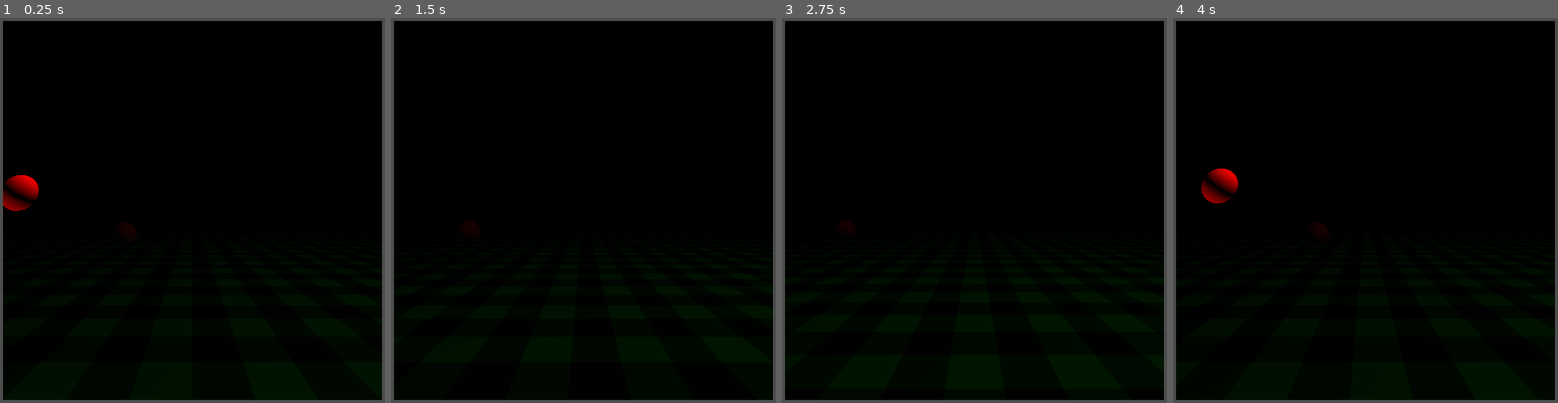
Above: before the commit, frames 1-4 (left to right).
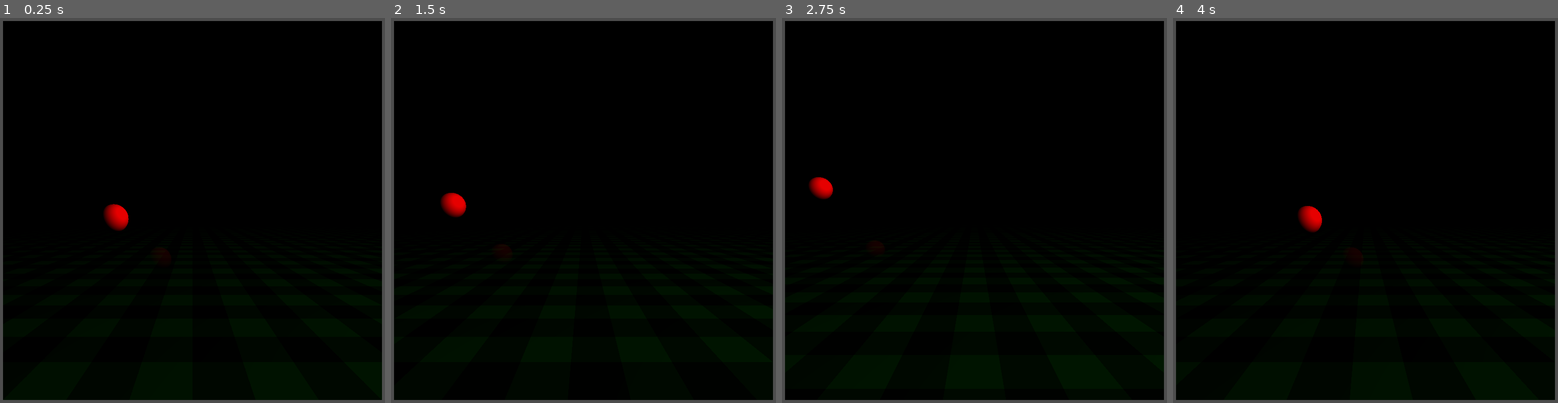
Above: after the commit, the same moments.

Repository: Solesaver/relativity_visualizer
Game: Godot game, scene res://raycast_time.tscn
Two runs of this game, one before a commit and one after it. Both use one fixed random seed, a clock stepped at 60 frames per second and the inputs below.
Inputs:
- Up to frame 1 (0.25 s): no input
- Up to frame 2 (1.5 s): tap Enter at 0.5 s; hold D 0.53-1.28 s; tap Tab at 0.6 s; tap Space at 0.77 s; hold S from 1.28 s (still down); tap R at 1.35 s
- Up to frame 3 (2.75 s): tap Space at 1.52 s; release S at 2.03 s; hold D from 2.03 s (still down); tap F at 2.1 s
- Up to frame 4 (4 s): release D at 2.78 s; hold W 2.78-3.53 s; tap Q at 2.85 s; tap Space at 3.02, 3.77 s; hold A from 3.53 s (still down); tap E at 3.6 s

The runs differ from the first frame. In frame 1, 0.9% of the frame differs, in the area x 0-34%, y 40-56%; in frame 2, 0.3%; in frame 3, 0.3%; in frame 4, 0.9%.

Commit message:
raycast sweep refactor
Tried to be smarter about the raycast.

Diff:
--- a/raycast_time.tscn
+++ b/raycast_time.tscn
@@ -2,26 +2,26 @@
 
 [ext_resource type="Script" path="res://scripts/raycast_script.gd" id="1_xwl5a"]
 [ext_resource type="Script" path="res://scripts/simple_cam.gd" id="2_7gdtj"]
-[ext_resource type="Shader" path="res://shaders/raycast_render.gdshader" id="3_6he1u"]
+[ext_resource type="Shader" path="res://shaders/raycast_sweep.gdshader" id="3_o5dxe"]
 
 [sub_resource type="ShaderMaterial" id="ShaderMaterial_6dm3l"]
 render_priority = 0
-shader = ExtResource("3_6he1u")
+shader = ExtResource("3_o5dxe")
 shader_parameter/time = 50.0
 shader_parameter/light_speed = 30.0
 shader_parameter/lorentz = 1.0
 shader_parameter/speed = null
 shader_parameter/velocity = Vector3(0, 0, -1)
-shader_parameter/resolution = 1000
-shader_parameter/max_refine = 7
-shader_parameter/refinement = 10.0
-shader_parameter/draw_dist = 30.0
-shader_parameter/epsilon = 0.001
+shader_parameter/iterations = 1000
+shader_parameter/epsilon = 0.01
+shader_parameter/bounce_height = 2.0
+shader_parameter/annulus_radius = 10.0
 shader_parameter/ball_radius = 0.5
 shader_parameter/ball_color = Vector3(1, 0, 0)
 shader_parameter/bg_color = Vector3(0, 0, 0.1)
 shader_parameter/floor_color = Vector3(0, 1, 0)
 shader_parameter/light_pos = Vector3(10, 15, 0)
+shader_parameter/annulus_pos = Vector3(0, 3, 0)
 
 [sub_resource type="QuadMesh" id="QuadMesh_0s0dx"]
 material = SubResource("ShaderMaterial_6dm3l")
--- a/scripts/raycast_script.gd
+++ b/scripts/raycast_script.gd
@@ -69,12 +69,12 @@
 			ray_ball.set_shader_parameter("time", time)
 		1:
 			light_speed += delta * rate * go * 10.0
-			light_speed = clampf(light_speed, max(speed * 1.1, 20.0), 500.0)
+			light_speed = clampf(light_speed, max(speed * 1.2, 10.0), 500.0)
 			lorentz = 1.0 / sqrt(1.0 - speed ** 2 / light_speed ** 2)
 			ray_ball.set_shader_parameter("light_speed", light_speed)
 		2:
 			speed += delta * rate * go * 10.0
-			speed = clampf(speed, 0.0, light_speed * 0.99)
+			speed = clampf(speed, 0.0, light_speed * 0.90)
 			lorentz = 1.0 / sqrt(1.0 - speed ** 2 / light_speed ** 2)
 			ray_ball.set_shader_parameter("speed", speed)
 		3:
--- a/shaders/raycast_render.gdshader
+++ /dev/null
@@ -1,178 +0,0 @@
-shader_type spatial;
-
-// ----- Uniforms ----- //
-// Physics Stuff
-uniform float time;			// current time at camera
-uniform float light_speed;
-uniform float lorentz;		// cpu must pre-calculate gamma
-uniform float speed;		// of reference frame, relative to where everything was authored
-uniform vec3 velocity;		// of reference frame, just the direction
-
-// Fine tune cost
-uniform uint resolution;	// max number of intervals per ray
-uniform uint max_refine;	// max number of successive refinement rays
-uniform float refinement;	// factor for each successive ray
-uniform float draw_dist;
-uniform float epsilon;
-
-// Set the scene
-uniform float ball_radius;
-uniform vec3 ball_color;
-uniform vec3 bg_color;
-uniform vec3 floor_color;
-uniform vec3 light_pos;		// omni-light
-
-// ----- Helpers ----- //
-vec3 get_ball_pos(float t) {
-	// Up and down in a circle around the origin
-	return vec3(
-		sin(t) * 10.0,
-		sin(t * 10.0) * 2.0 + 3.0,
-		cos(t) * -10.0
-	);
-}
-
-// Lorentz Tranform!
-vec4 get_transformed_dir(vec4 dir) {
-	float mag = dot(dir.xyz, velocity);
-	return vec4(
-		dir.xyz - mag * velocity + lorentz * (mag - dir.w * speed) * velocity,
-		// ^^  perpendicular  ^^   ^^               parallel               ^^
-		lorentz * (dir.w - speed * mag / exp2(light_speed))
-	);
-	//return dir; // swap to this when everything breaks to remove Lorentz
-}
-vec4 get_transformed_pos(vec4 pos, vec4 cam) {
-	return get_transformed_dir(pos - cam) + cam;
-}
-
-// ----- Shaders ------ //
-// A pixel shader!
-void fragment() {
-	// the current origin event in spacetime
-	vec4 camera = vec4(CAMERA_POSITION_WORLD, time);
-
-	// get the direction from the camera to the pixel being rendered
-	vec3 world_vert = (INV_VIEW_MATRIX * vec4(VERTEX, 1.0f)).xyz;
-	vec4 base_dir = vec4(normalize(world_vert - camera.xyz), -1.0f / light_speed);
-	// 1 unit away in space is 1 / c back in time            ^^^^^^^^^^^^^^^^^^^
-
-	// initialize the ghost vars for later
-	vec3 ghost_center = vec3(0.0f);
-	vec3 ghost_hit = vec3(0.0f);
-	bool ghost = false;
-
-	// initialize colors to background
-	vec3 albedo = bg_color;
-	vec3 emission = vec3(0.0f);
-
-	// calculate how far each step has to move
-	float iter_dist = sqrt(light_speed) * draw_dist / float(resolution);
-	base_dir *= iter_dist;
-
-	// initilize the refinement variables
-	uint refine = 1u;
-	uint iter = 0u;
-
-	// dir now scaled for stepping
-	vec4 dir = base_dir;
-	vec4 dirt = get_transformed_dir(dir);
-	float min_time = time - (draw_dist / sqrt(light_speed));
-
-	// ray starts at the camera
-	vec4 test = camera;
-	vec4 testt = get_transformed_pos(test, camera);
-	// outer loop over refinement passes
-	while (iter < refine && iter < max_refine) {
-		// initialize out loop tracking variables
-		bool term = false;
-		bool again = false;
-		// inner loop the ray steps, early outs if we need to refine or bail
-		for (uint i = 0u; !again && !term && i < resolution && testt.w > min_time; ++i) {
-			// step the ray
-			testt += dirt;
-
-			vec3 ball_pos = get_ball_pos(testt.w);
-			float dist = distance(ball_pos, testt.xyz);
-			if (!term && dist < ball_radius + pow(1.0f / refinement, float(refine))) {
-				if (dist - ball_radius < epsilon) {
-					vec3 toCenter = normalize(testt.xyz - ball_pos);
-					vec3 toLight = normalize(light_pos - testt.xyz);
-					float light = dot(toLight, toCenter);
-					albedo = ball_color;
-					emission = ball_color * min(light, 0.9);
-					term = true;
-					again = false;
-				}
-				// if we're close, but not close enough, try again
-				else
-					again = true;
-			}
-			// ----- Ground ----- //
-			else if (!term && testt.y < 0.0f) {
-				float ratio = testt.y / dirt.y;
-				vec4 hit = testt - dirt * ratio;
-				// Hash Pattern
-				float scale = 1.0f;
-				if (mod(hit.x, 2.0f) < 1.0f)
-					scale *= .6f;
-				if (mod(hit.z, 2.0f) < 1.0f)
-					scale *= .6f;
-
-				vec3 toLight = normalize(light_pos - hit.xyz);
-				scale *= dot(toLight, vec3(0.0f, 1.0f, 0.0f));
-				albedo = floor_color * max(scale, .1f);
-				emission = floor_color * min(scale / 10.0f, .1f);
-				term = true;
-				again = false;
-			}
-			// Ghost of the ball as if light was instantaneous (still respects Lorentz)
-			else if (!ghost) {
-				// Need the position at origin time
-				ball_pos = get_ball_pos(time);
-				dist = distance(testt.xyz, ball_pos);
-				// Some buffer for before the refinement
-				if (dist < ball_radius + pow(1.0f / refinement, float(refine))) {
-					if (abs(dist - ball_radius) < 0.01f) {
-						ghost_center = ball_pos;
-						ghost_hit = testt.xyz;
-						ghost = true;
-					}
-					// Close, but not close enough
-					else
-						again = true;
-				}
-			}
-		}
-		// Back in the outer loop, update the iterator
-		++iter;
-		// If someone wanted a closer look
-		if (again) {
-			// Take a step back
-			testt -= dirt;
-			// And go slower next time
-			dirt /= refinement;
-			++refine;
-		}
-		// This is for when a near miss shortens our render distance
-		// Keep going with full steps
-		else if (!term && testt.w > -min_time) {
-			dirt = get_transformed_dir(base_dir);
-			refine = iter + 1u;
-		}
-	}
-
-	// We had to save ghost rendering for the end
-	if (ghost) {
-		vec3 toCenter = normalize(ghost_hit - ghost_center);
-		vec3 toLight = normalize(light_pos - ghost_hit);
-		float light = dot(toLight, toCenter);
-		// It's additive so you can see through it
-		albedo += ball_color * max(light, .1f);
-		emission += ball_color * max(light, .05f) * .1f;
-	}
-
-	// Actually set the colors we've been calculating
-	ALBEDO = albedo;
-	EMISSION = emission;
-}
--- /dev/null
+++ b/shaders/raycast_sweep.gdshader
@@ -0,0 +1,159 @@
+shader_type spatial;
+
+// ----- Uniforms ----- //
+// Physics Stuff
+uniform float time;			// current time at camera
+uniform float light_speed;
+uniform float lorentz;		// cpu must pre-calculate gamma
+uniform float speed;		// of reference frame, relative to where everything was authored
+uniform vec3 velocity;		// of reference frame, just the direction
+
+// Performance
+uniform uint iterations;
+uniform float epsilon;
+
+// Set the scene
+uniform float bounce_height;
+const float annulus_period = 0.5f;
+const float bounce_period = 5.0f;
+uniform float annulus_radius;
+uniform float ball_radius;
+uniform vec3 ball_color;
+uniform vec3 bg_color;
+uniform vec3 floor_color;
+uniform vec3 light_pos;		// omni-light
+uniform vec3 annulus_pos;
+
+// ----- Helpers ----- //
+vec4 get_ball_pos(float t) {
+	// Up and down in a circle around the origin
+	return vec4(
+		sin(t * annulus_period) * annulus_radius + annulus_pos.x,
+		sin(t * bounce_period) * bounce_height + annulus_pos.y,
+		-cos(t * annulus_period) * annulus_radius + annulus_pos.z,
+		t
+	);
+}
+
+// Lorentz Tranform!
+vec4 get_transformed_dir(vec4 dir) {
+	float mag = dot(dir.xyz, velocity);
+	return vec4(
+		dir.xyz - mag * velocity + lorentz * (mag - dir.w * speed) * velocity,
+		// ^^  perpendicular  ^^   ^^               parallel               ^^
+		lorentz * (dir.w - speed * mag / exp2(light_speed))
+	);
+	//return dir; // swap to this when everything breaks to remove Lorentz
+}
+vec4 get_transformed_pos(vec4 pos, vec4 cam) {
+	return get_transformed_dir(pos - cam) + cam;
+}
+
+// ----- Shaders ------ //
+// A pixel shader!
+void fragment() {
+	// the current origin event in spacetime
+	vec4 camera = vec4(CAMERA_POSITION_WORLD, time);
+	vec4 camerat = get_transformed_pos(camera, camera);
+
+	// get the direction from the camera to the pixel being rendered
+	vec3 world_vert = (INV_VIEW_MATRIX * vec4(VERTEX, 1.0f)).xyz;
+	vec4 dir = vec4(normalize(world_vert - camera.xyz), -1.0f / light_speed);
+	// 1 unit away in space is 1 / c back in time        ^^^^^^^^^^^^^^^^^^^
+	vec4 dirt = get_transformed_dir(dir);
+
+	// initialize colors to background
+	vec3 albedo = bg_color;
+	vec3 emission = vec3(0.0f);
+
+	// ----- Ground ----- //
+	if (dirt.y < 0.0f) {
+		vec4 hit = camerat - dirt * camerat.y / dirt.y;
+		// Hash Pattern
+		float scale = 1.0f;
+		if (mod(hit.x, 2.0f) < 1.0f)
+			scale *= .6f;
+		if (mod(hit.z, 2.0f) < 1.0f)
+			scale *= .6f;
+
+		scale *= dot(normalize(light_pos - hit.xyz), vec3(0.0f, 1.0f, 0.0f));
+		albedo = floor_color * max(scale, .1f);
+		emission = floor_color * min(scale / 10.0f, .1f);
+	}
+
+	// ----- Real Ball ----- //
+	bool done = false;
+	float t = 0.0f;
+	uint i = 0u;
+	for (;i < iterations / 10u && !done; ++i) {
+		vec4 test = camerat + t * dirt;
+		vec4 ball_pos = get_ball_pos(test.w);
+		vec3 to_ball = ball_pos.xyz - test.xyz;
+		float ball_dp = dot(to_ball, dirt.xyz);
+		float dist = length(to_ball);
+		if (dist < ball_radius + annulus_radius / 2.0f) {
+			done = true;
+		}
+		else {
+			t += ball_dp / annulus_radius;
+		}
+	}
+	if (done) {
+		done = false;
+		for (;i < iterations / 5u && !done; ++i) {
+			vec4 test = camerat + t * dirt;
+			vec4 ball_pos = get_ball_pos(test.w);
+			vec3 to_ball = ball_pos.xyz - test.xyz;
+			float ball_dp = dot(to_ball, dirt.xyz);
+			float dist = length(to_ball);
+			if (dist < ball_radius + bounce_height) {
+				done = true;
+			}
+			else {
+				t += ball_dp / (annulus_radius * bounce_height);
+			}
+		}
+	}
+	if (done) {
+		done = false;
+		for (; i < iterations && !done; ++i) {
+			vec4 test = camerat + t * dirt;
+			vec4 ball_pos = get_ball_pos(test.w);
+			vec3 to_ball = ball_pos.xyz - test.xyz;
+			float ball_dp = dot(to_ball, dirt.xyz);
+			float d = sqrt(dot(to_ball, to_ball) - pow(ball_dp,2));
+			float dist = length(to_ball);
+			if (abs(dist - ball_radius) < epsilon) {
+				done = true;
+			}
+			else
+				t += .005;
+		}
+	}
+	if(done) {
+		vec4 hit = camerat + t * dirt;
+		vec4 ball_pos = get_ball_pos(hit.w);
+		float light = dot(normalize(light_pos - hit.xyz), normalize(hit.xyz - ball_pos.xyz));
+		albedo = ball_color;
+		emission = ball_color * max(min(light, 0.9f),0.01f);
+	}
+
+	// ----- Ghost Ball ----- //
+	vec4 ball_pos_0 = get_transformed_pos(get_ball_pos(camerat.w), camera);
+	vec3 to_ball_0 = ball_pos_0.xyz - camerat.xyz;
+	float ball_dp_0 = dot(to_ball_0, normalize(dirt.xyz));
+	if (ball_dp_0 > 0.0f) {
+		float d = sqrt(dot(to_ball_0, to_ball_0) - pow(ball_dp_0, 2));
+		if (d < ball_radius) {
+			vec3 hit = camerat.xyz + (ball_dp_0 - sqrt(pow(ball_radius, 2) - pow(d, 2))) * dirt.xyz;
+			float light = dot(normalize(light_pos - hit), normalize(hit - ball_pos_0.xyz));
+			// It's additive so you can see through it
+			albedo += ball_color * max(light, .1f);
+			emission += ball_color * max(light, .05f) * .1f;
+		}
+	}
+
+	// Actually set the colors we've been calculating
+	ALBEDO = albedo;
+	EMISSION = emission;
+}
